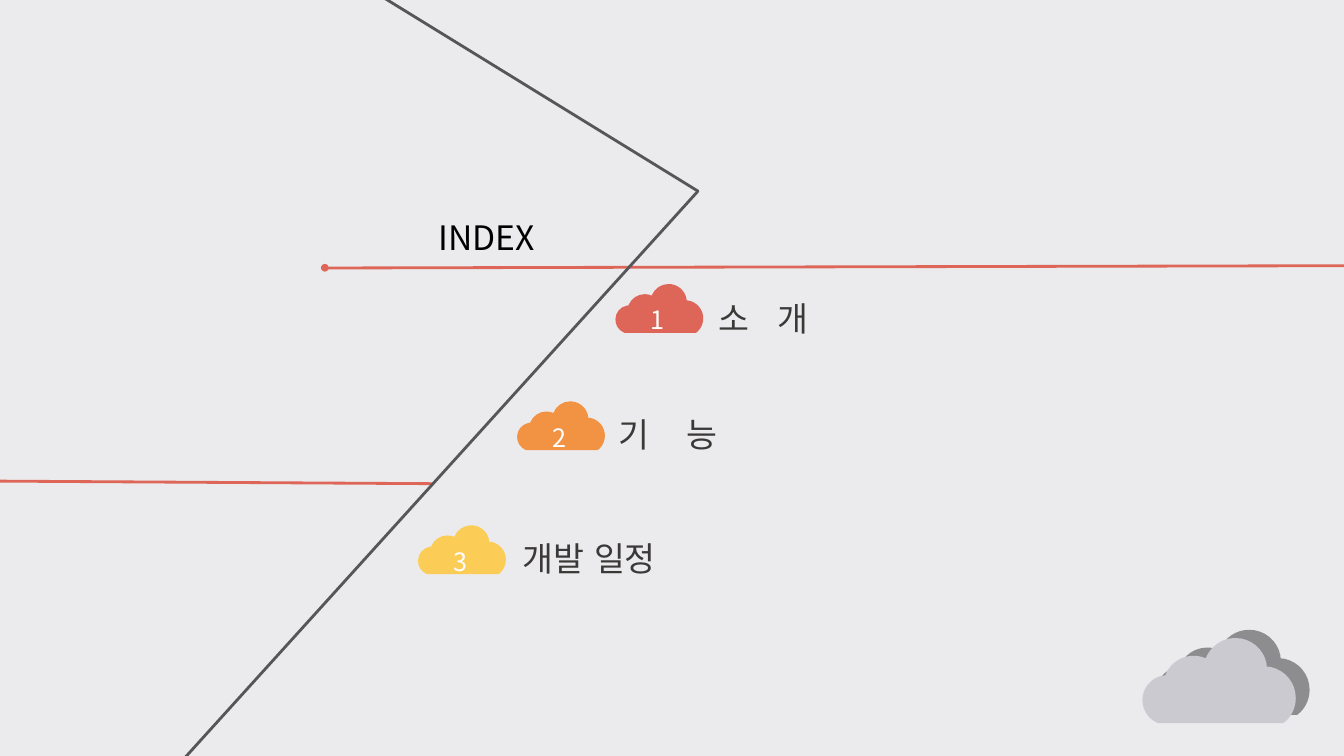
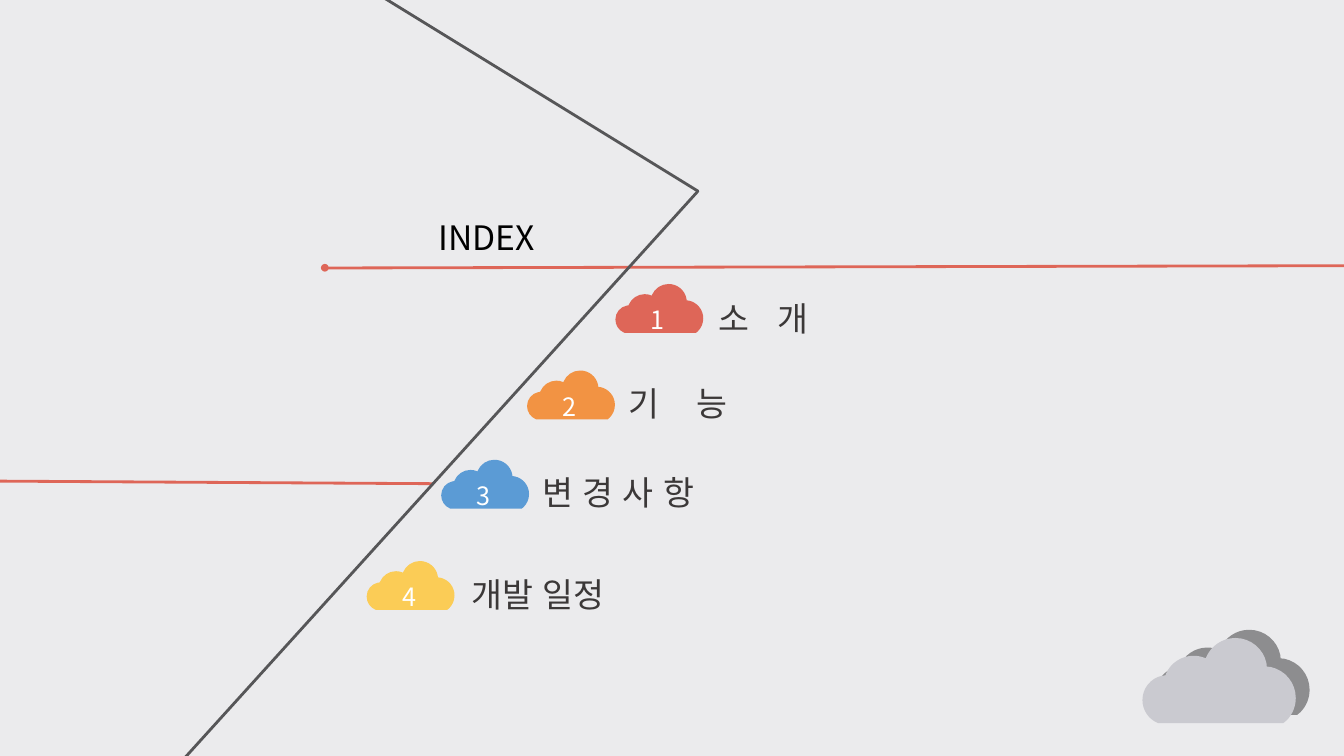
Before and after one commit to dyos1995/Script_1Home, a slide deck: slide 2 of 발표 자료/3차 발표/[스크립트] 2014182004 권오성 과제3.pptx. Drawn at 1344x756 pixels with LibreOffice and Linux fonts; fonts in the diff are those of the drawing. Boxes give left, top, right and bottom in pixels: in the first picture for what was removed or moved away, otherwise in the second. Text is boxed around its words. In the diff, an @@ line names an element or a change of style, - is before the commit and + after.

```diff
--- a/발표 자료/3차 발표/[스크립트] 2014182004 권오성 과제3.pptx
+++ b/발표 자료/3차 발표/[스크립트] 2014182004 권오성 과제3.pptx
@@ 2 texts, 1 freeform shape: place and size @@
-2 texts, 1 freeform shape at [517,401,718,453]
+2 texts, 1 freeform shape at [527,371,728,422]
@@ freeform shape added at [442,460,529,508], fill #5B9BD5 @@
@@ text "3": place and size @@
-text "3" at [453,552,467,577]
+text "3" at [477,486,491,511]
@@ text added at [542,477,694,508], 24 pt, text #3B3838 @@
+변 경 사 항
@@ freeform shape: place and size @@
-freeform shape at [418,525,506,574]
+freeform shape at [367,562,455,610]
@@ text "개발 일정": place and size @@
-text "개발 일정" at [523,543,656,574]
+text "개발 일정" at [471,579,605,610]
@@ text added at [402,587,416,613], 18 pt, text #FFFFFF @@
+4
```
Also in this commit, not shown: 2 other slides changed, 2 slides added, 5 other files.
